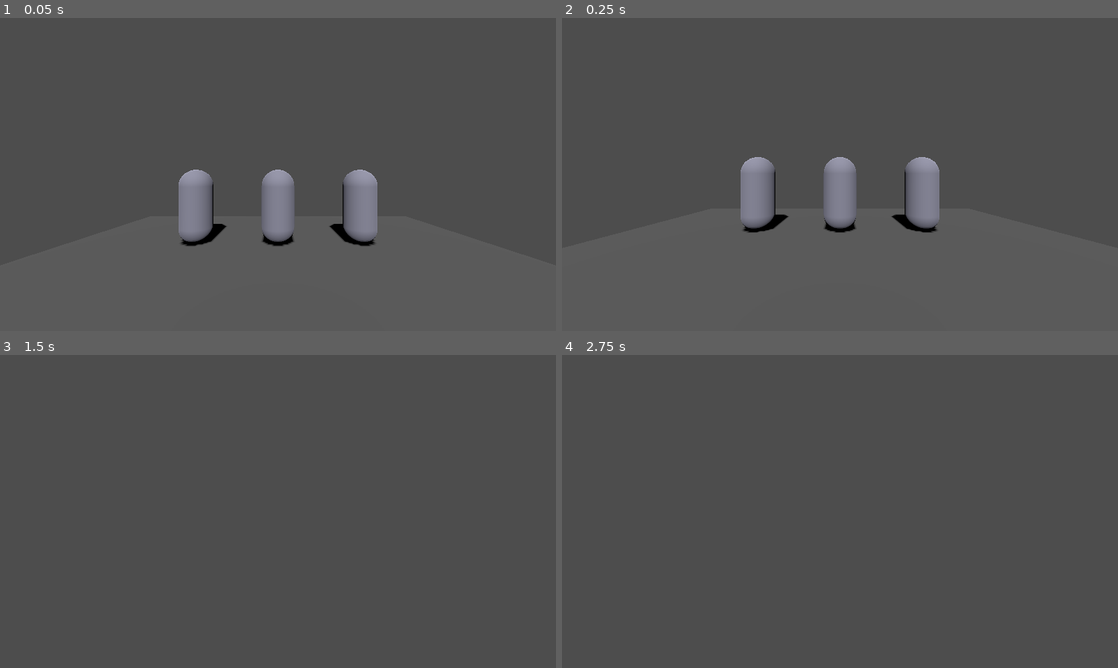
Above: before the commit, frames 1-4 (two rows, left to right).
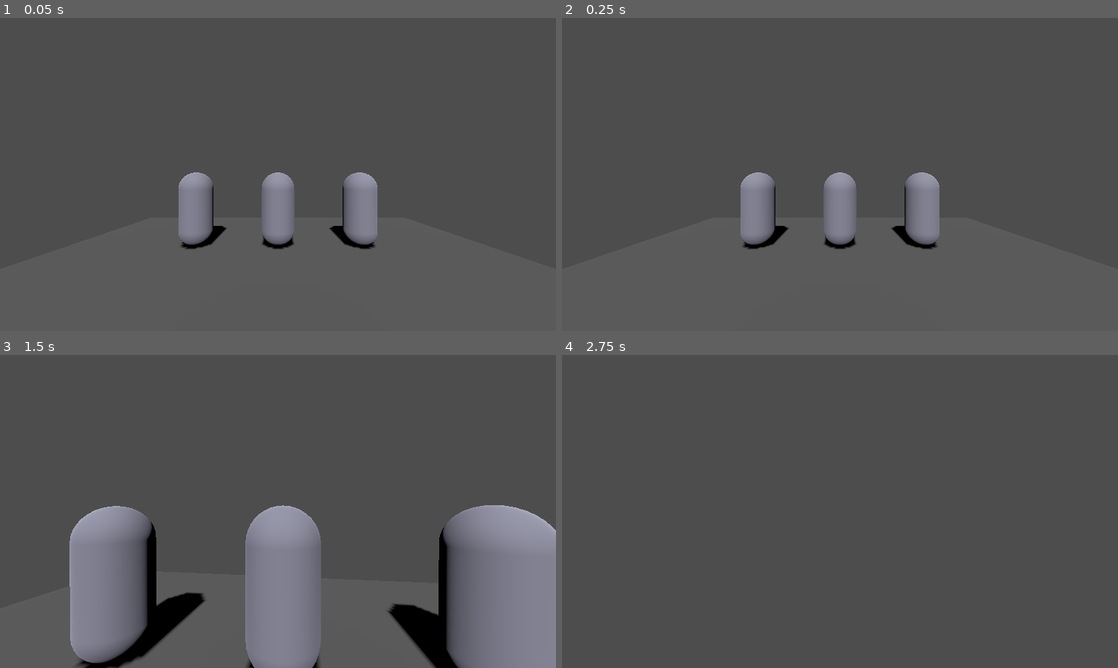
Above: after the commit, the same moments.

Repository: studioboredgames/Ward-9
Game: Godot game, scene res://scenes/main.tscn
The game is run twice, just before and just after one commit, with the same random seed, the same clock (stepped at 60 frames per second) and the same inputs.
Inputs (mouse positions are in pixels of both pictures, inside the frame that each line leads up to):
- Up to frame 1 (0.05 s): no input
- Up to frame 2 (0.25 s): no input
- Up to frame 3 (1.5 s): move the mouse to (305, 511) at 0.52 s; hold W (move_forward) from 0.53 s (still down); move the mouse to (250, 511) at 1.27 s
- Up to frame 4 (2.75 s): keep holding W (move_forward); move the mouse to (851, 505) at 2.02 s

The runs differ from the first frame. In frame 1, 0.7% of the frame differs, in the area x 32-68%, y 48-74%; in frame 2, 2.6%; in frame 3, 25%, in the area x 12-100%, y 48-100%; in frame 4, nothing differs.

Commit message:
fix: add missing collision shape to Player node

Diff:
--- a/scenes/main.tscn
+++ b/scenes/main.tscn
@@ -9,6 +9,10 @@
 [ext_resource type="Script" path="res://scripts/player/player_controller.gd" id="7_pc"]
 [ext_resource type="Script" path="res://scripts/player/interaction_system.gd" id="8_is"]
 [ext_resource type="PackedScene" uid="uid://ward" path="res://scenes/rooms/ward.tscn" id="9_wd"]
+
+[sub_resource type="CapsuleShape3D" id="CapsuleShape3D_pl"]
+radius = 0.4
+height = 1.8
 
 [node name="Main" type="Node"]
 script = ExtResource("1_gm")
@@ -67,6 +71,10 @@
 transform = Transform3D(1, 0, 0, 0, 1, 0, 0, 0, 1, 0, 0, 3)
 script = ExtResource("7_pc")
 
+[node name="CollisionShape3D" type="CollisionShape3D" parent="World/Player"]
+transform = Transform3D(1, 0, 0, 0, 1, 0, 0, 0, 1, 0, 0.9, 0)
+shape = SubResource("CapsuleShape3D_pl")
+
 [node name="Camera3D" type="Camera3D" parent="World/Player" groups=["player_camera"]]
 transform = Transform3D(1, 0, 0, 0, 1, 0, 0, 0, 1, 0, 1.7, 0)
 
Not shown: 1 places in scenes/main.tscn that only renumber resources
